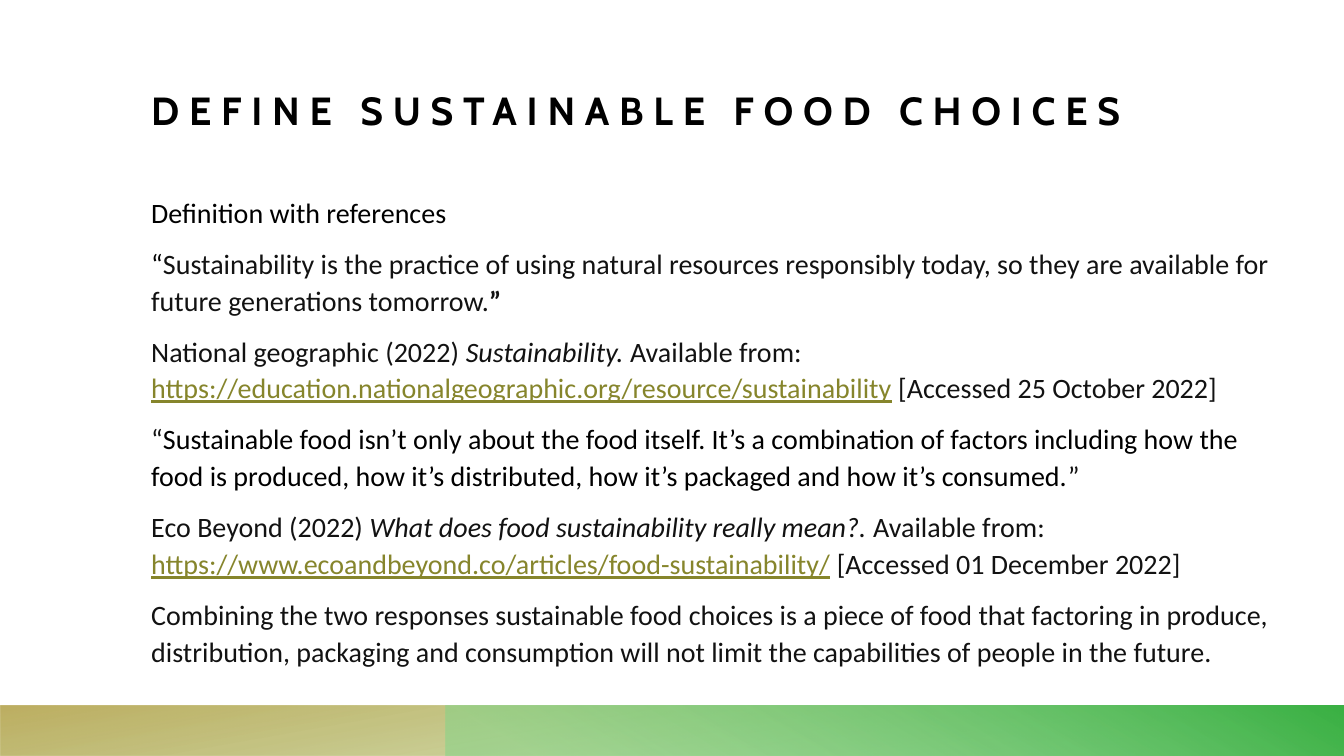
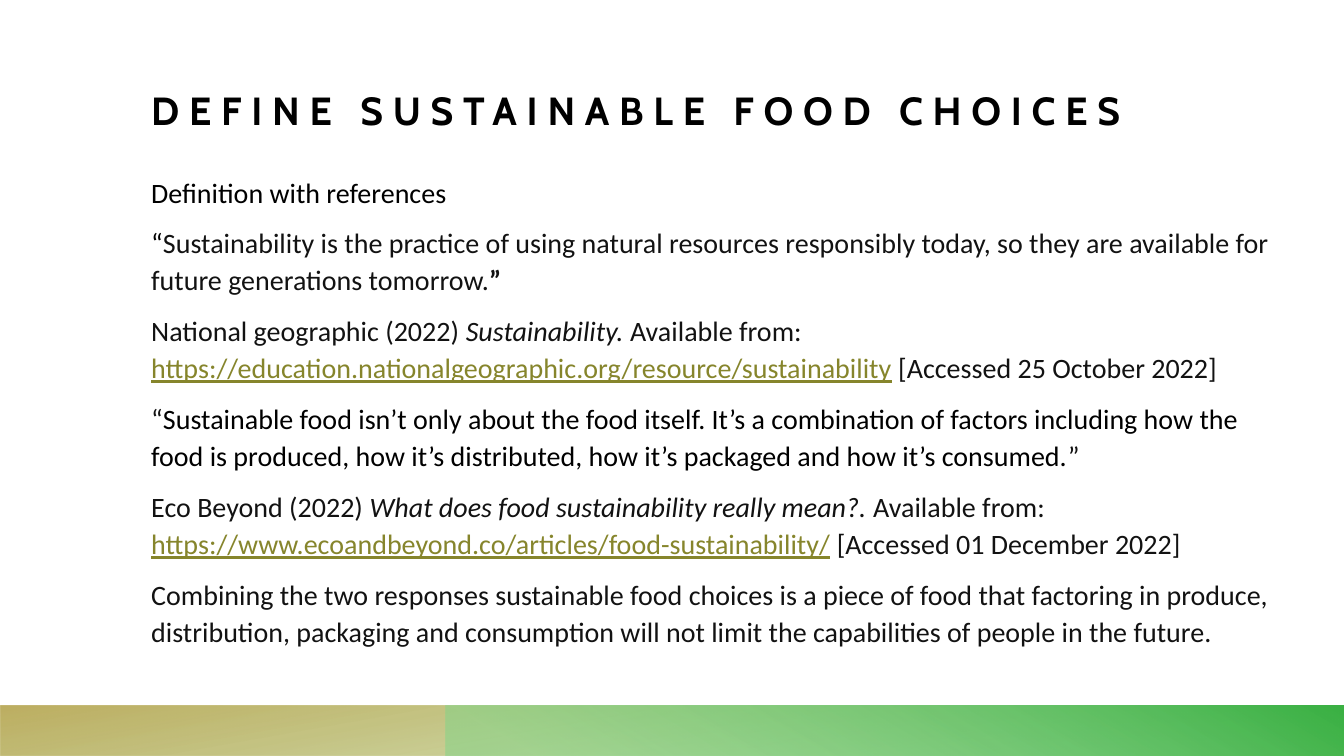
Before and after one commit to RandumbFluke/User_Experience_Term_1, a slide deck: slide 2 of Assignment/Real/Design Recommendations.pptx. Drawn at 1344x756 pixels with LibreOffice and Linux fonts; fonts in the diff are those of the drawing. Boxes give left, top, right and bottom in pixels: in the first picture for what was removed or moved away, otherwise in the second. Text is boxed around its words. In the diff, an @@ line names an element or a change of style, - is before the commit and + after.

```diff
--- a/Assignment/Real/Design Recommendations.pptx
+++ b/Assignment/Real/Design Recommendations.pptx
@@ text "Definition with references": place and size @@
-text "Definition with references" at [151,203,1269,667]
+text "Definition with references" at [151,183,1269,647]
```
Also in this commit, not shown: 5 other slides changed, 2 other files.
